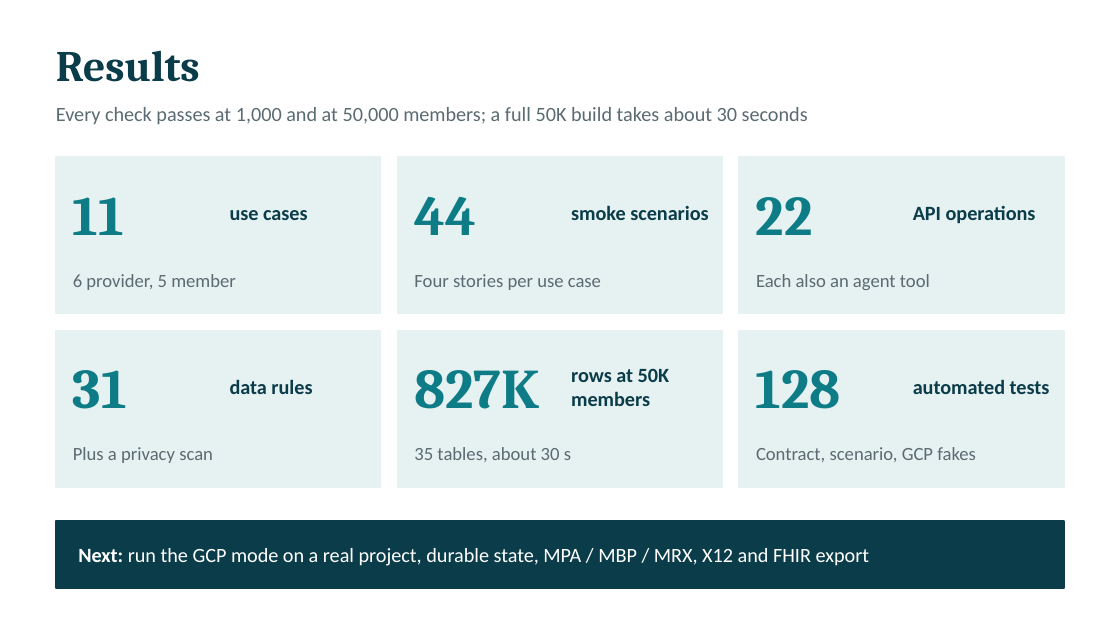
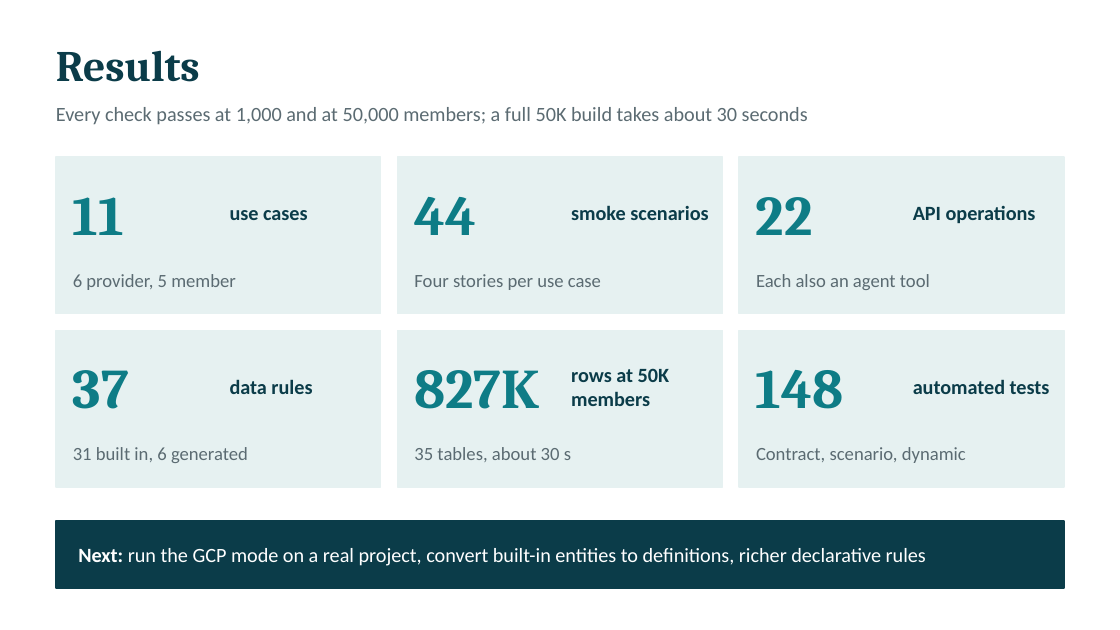
Before and after one commit to aravinda0216/hf-health-poc, a slide deck: slide 2 of docs/Healthcare_AI_Factory_Phase1.pptx. Drawn at 1120x630 pixels with LibreOffice and Linux fonts; fonts in the diff are those of the drawing. Boxes give left, top, right and bottom in pixels: in the first picture for what was removed or moved away, otherwise in the second. Text is boxed around its words. In the diff, an @@ line names an element or a change of style, - is before the commit and + after.

```diff
--- a/docs/Healthcare_AI_Factory_Phase1.pptx
+++ b/docs/Healthcare_AI_Factory_Phase1.pptx
@@ text at (73,370,129,409): text changed @@
-31
+37
@@ text at (756,370,844,409): text changed @@
-128
+148
@@ text at (73,447,248,463): text changed @@
-Plus a privacy scan
+31 built in, 6 generated
@@ text at (756,447,966,463): text changed @@
-Contract, scenario, GCP fakes
+Contract, scenario, dynamic
@@ text at (78,548,926,566): text changed @@
-Next: run the GCP mode on a real project, durable state, MPA / MBP / MRX, X12 and FHIR export
+Next: run the GCP mode on a real project, convert built-in entities to definitions, richer declarative rules
```
Also in this commit, not shown: 5 other slides changed, 2 slides added, 1 other file.
